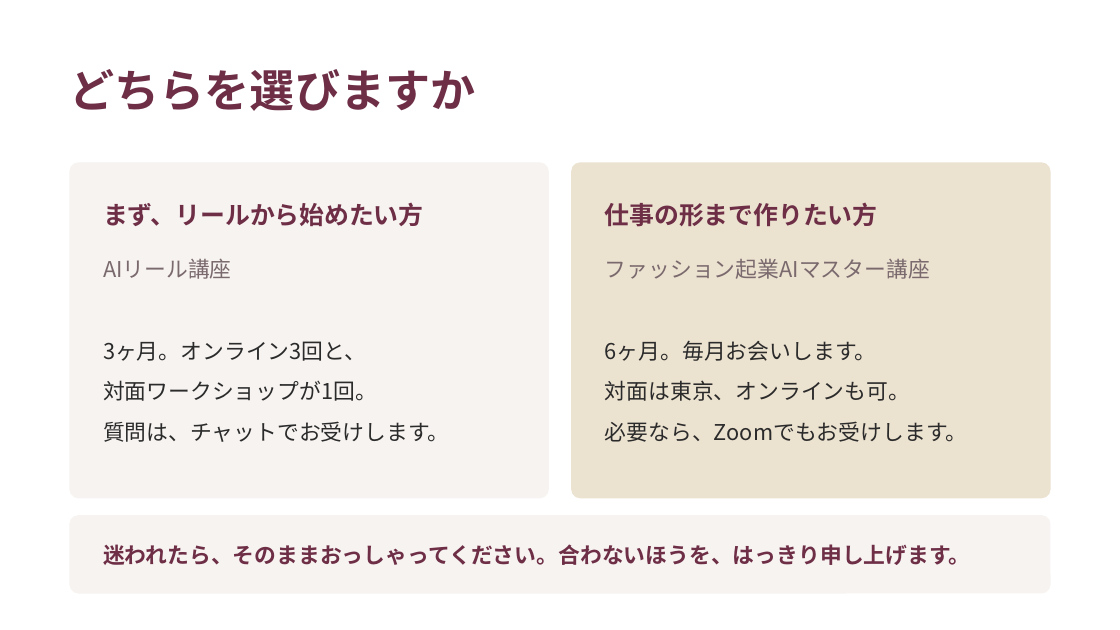
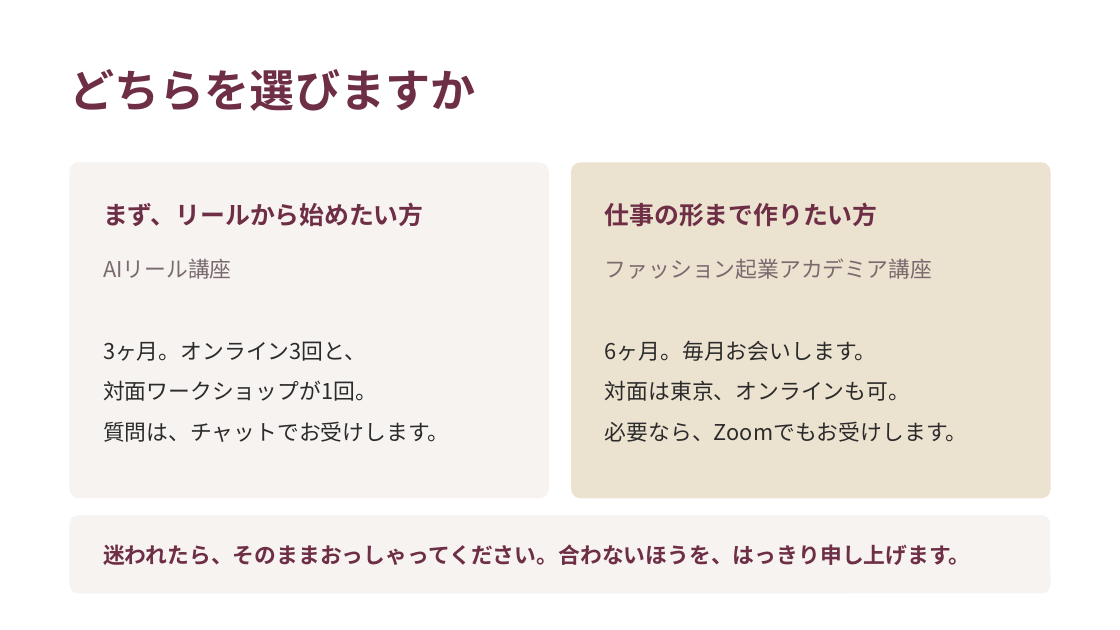
Before and after one commit to fashio17/potential-lamp, a slide deck: slide 22 of 運用/スライド/説明会_20260916.pptx. Drawn at 1120x630 pixels with LibreOffice and Linux fonts; fonts in the diff are those of the drawing. Boxes give left, top, right and bottom in pixels: in the first picture for what was removed or moved away, otherwise in the second. Text is boxed around its words. In the diff, an @@ line names an element or a change of style, - is before the commit and + after.

```diff
--- a/運用/スライド/説明会_20260916.pptx
+++ b/運用/スライド/説明会_20260916.pptx
@@ text at [605, 259, 932, 279]: text changed @@
-ファッション起業AIマスター講座
+ファッション起業アカデミア講座
```
Also in this commit, not shown: 2 other slides changed, 4 other files.
